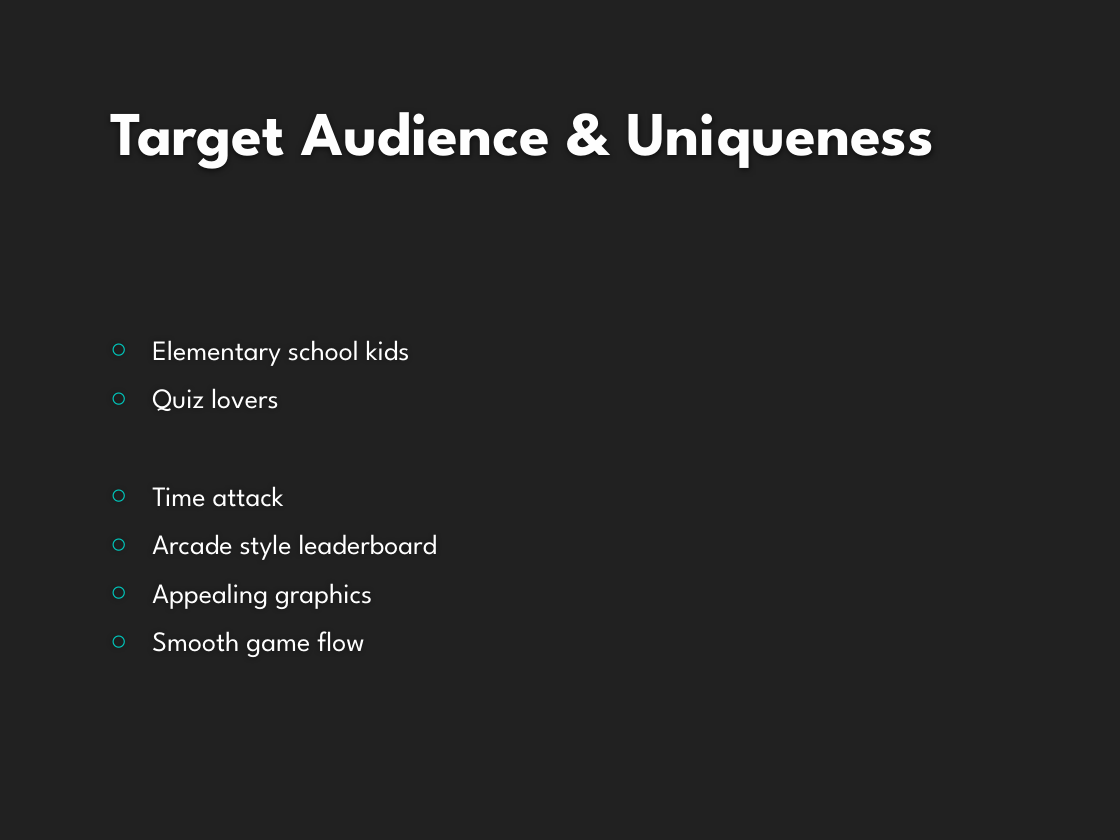
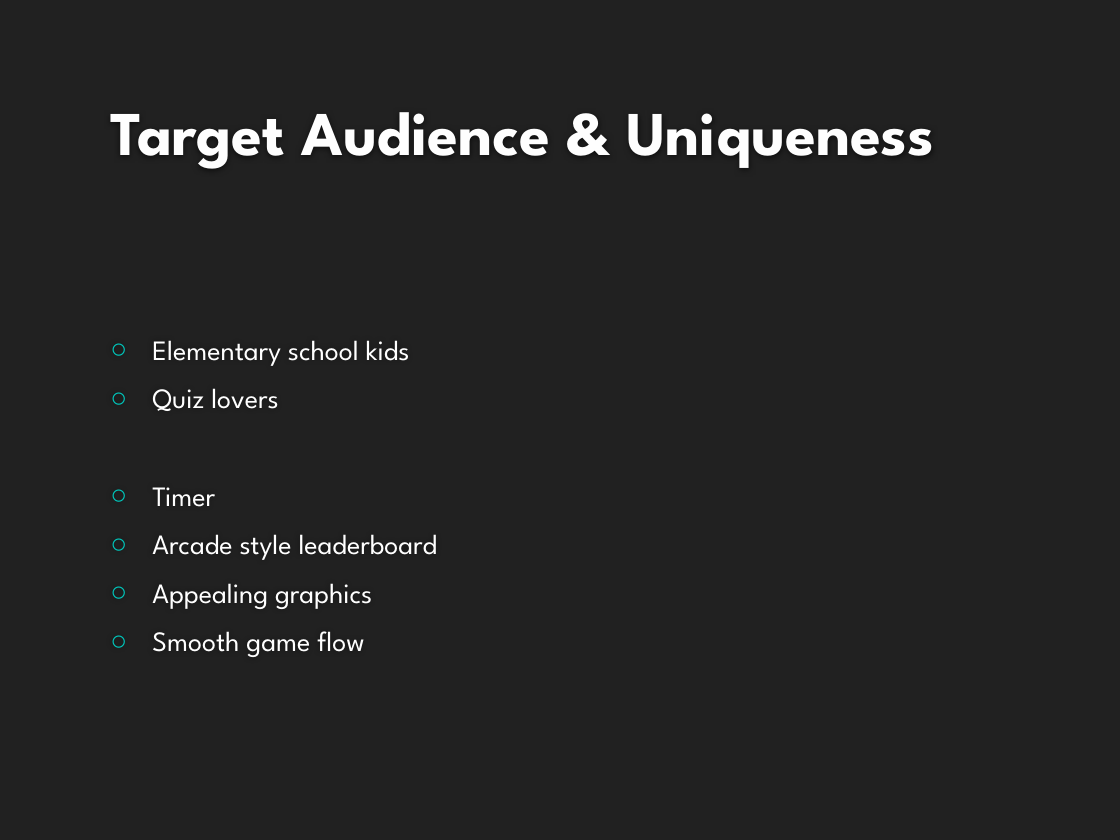
Before and after one commit to HarmanbirD/WaterQwiz, a slide deck: slide 6 of Wasted Water Quiz.pptx (slide 5 before the commit). Drawn at 1120x840 pixels with LibreOffice and Linux fonts; fonts in the diff are those of the drawing; background and template pictures are left out. Boxes give left, top, right and bottom in pixels: in the first picture for what was removed or moved away, otherwise in the second. Text is boxed around its words. In the diff, an @@ line names an element or a change of style, - is before the commit and + after.

```diff
--- a/Wasted Water Quiz.pptx
+++ b/Wasted Water Quiz.pptx
@@ text at box(152, 487, 215, 507): text changed @@
-○ Time attack
+○ Timer
```
Also in this commit, not shown: 3 other slides changed, 1 slide added, 2 slides removed.
